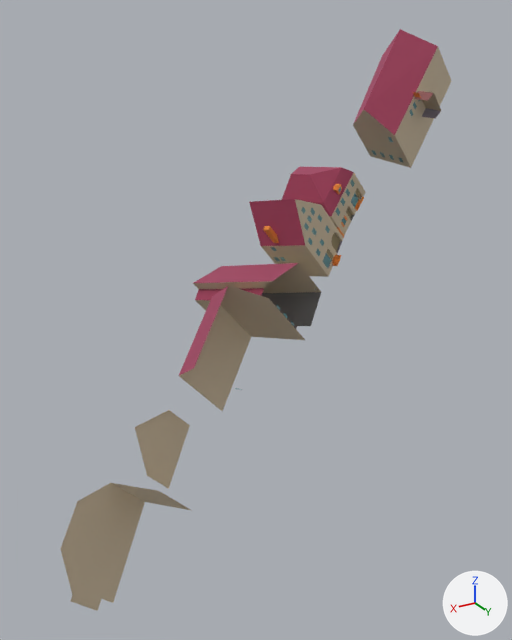
A saved change to the glTF model samples/1.1/3dcitydb_shaders_ingolstadt/content/2_0_3.glb.
Both versions are drawn from a 50 mm camera at (219.7, 77.4, 483.8) aimed at (158.1, -25.3, 432.4). The lights are fixed; the arrows at lower right show +X, +Y and +Z. The picture after the commit comes second. Where no turn or scale is listed for an object, it has been applied to the vertices. Vertices at exactly the same position are counted once.
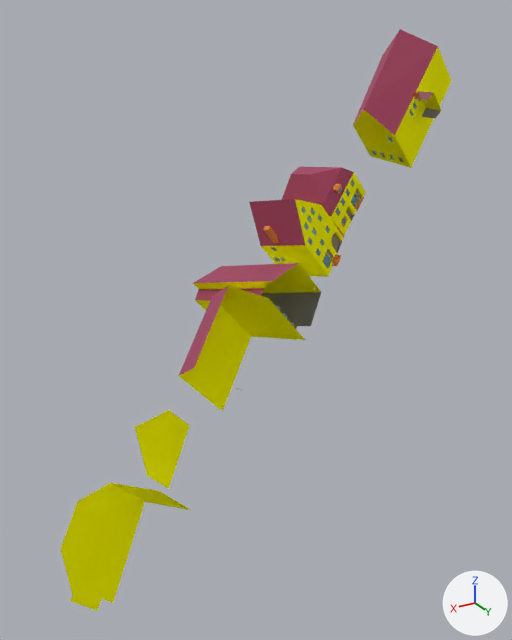
The newer file is also turned or shifted as a whole; pictures and numbers use the older file's frame.

Boxes [x1, y1, x2, y2] around the edits, measured in the pictures (512 x 640 px):
'mesh', recoloured, surface changed
    both: [61, 45, 451, 611]
part 1 of me_mesh, recoloured
    both: [61, 82, 451, 611]

The change in detail:
Material 'Material_6' (mat_material_6) changes colour from pale yellow #e3d8c5 to cyan #bbebef; in linear values from (0.769, 0.69, 0.561) to (0.494, 0.827, 0.867).
In material 'Material_6' (mat_material_6), alpha goes from 1.0 to 0.4.
Material 'Material_7' (mat_material_7) changes colour from cyan #bbebef to yellow #ffff00; in linear values from (0.494, 0.827, 0.867) to (1.0, 1.0, 0.0).
In material 'Material_7' (mat_material_7), alpha goes from 0.4 to 1.0.
me_mesh has 2641 vertices, 5156 faces and spans x 108.3..201.1, y -42.4..-9.4, z 394.3..481.3.
me_mesh is used by ob_mesh; location (0.0, 0.0, 0.0).
me_mesh part 1: 286 faces spanning x 108.3..201.1, y -42.4..-9.4, z 394.3..481.3 switch from mat_material_6 (pale yellow #e3d8c5) to mat_material_7 (yellow #ffff00).
